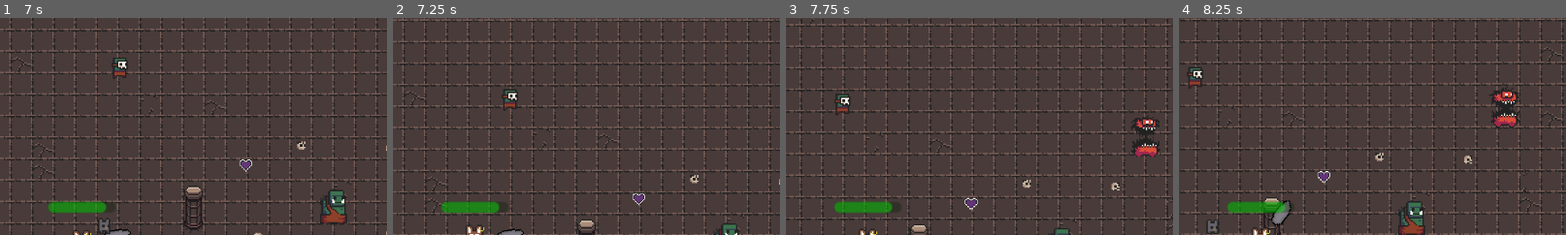
Above: before the commit, frames 1-4 (left to right).
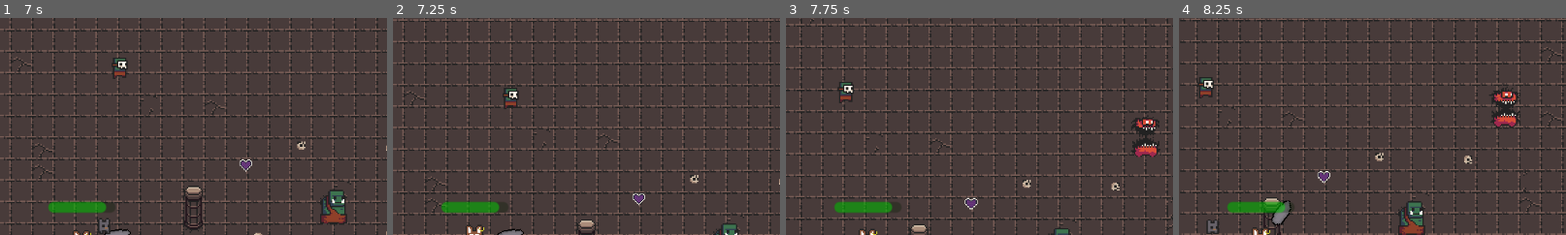
Above: after the commit, the same moments.

Repository: Naigma/proyecto_godot_2526
Game: Godot game, scene res://modules/levels/tutorial/tutorial.tscn
Two runs of this game, one before a commit and one after it. Both use one fixed random seed, a clock stepped at 60 frames per second and the inputs below. The project has no main scene, so this scene is started directly.
Inputs (mouse positions are % of the whole screen's width and height, from its top left):
- Up to frame 1 (7 s): tap Enter (ui_accept) at 0.5, 0.77, 1.52, 3.02, 3.77, 4.52, 6.02, 6.77 s; move the mouse to (72, 45) at 0.52 s; hold D (right) 0.53-1.28 s; tap E (interact) every 0.75 s from 0.6 to 6.6 s; move the mouse to (30, 55) at 1.27 s; hold S (down) 1.28-2.03 s; move the mouse to (60, 28) at 2.02 s; hold D (right) 2.03-2.78 s; move the mouse to (45, 70) at 2.77 s; hold W (up) 2.78-3.53 s; move the mouse to (80, 65) at 3.52 s; hold A (left) 3.53-5.03 s; move the mouse to (20, 35) at 4.27 s; move the mouse to (55, 50) at 5.02 s; hold S (down) 5.03-5.78 s; move the mouse to (35, 25) at 5.77 s; hold D (right) 5.78-6.53 s; move the mouse to (72, 45) at 6.52 s; hold W (up) from 6.53 s (still down)
- Up to frame 2 (7.25 s): keep holding W (up)
- Up to frame 3 (7.75 s): move the mouse to (30, 55) at 7.27 s; release W (up) at 7.28 s; hold D (right) from 7.28 s (still down); tap E (interact) at 7.35 s; tap Enter (ui_accept) at 7.52 s
- Up to frame 4 (8.25 s): move the mouse to (60, 28) at 8.02 s; release D (right) at 8.03 s; hold S (down) from 8.03 s (still down); tap E (interact) at 8.1 s
The pictures show only the part of the screen within x 39-89%, y 0-50%; the shares and areas given below are measured in that part.

Frame 1 is identical in both runs. In frame 2, 0.3% of the frame differs, in the area x 28-33%, y 32-43%; in frame 3, 0.5%; in frame 4, 0.5%, in the area x 2-10%, y 22-38%.

Commit message:
the wingardium goes back now

Diff:
--- a/modules/enemy_wingardium/enemy_wingardium_follow.gd
+++ b/modules/enemy_wingardium/enemy_wingardium_follow.gd
@@ -1,8 +1,8 @@
 extends State
 class_name EnemyWingardiumFollowState
 
+@export var move_speed := 40.0
 @export var enemy: CharacterBody2D
-@export var move_speed := 40.0
 var player: CharacterBody2D
 
 func enter():
@@ -12,15 +12,14 @@
 func physics_update(_delta: float):
 	var direction = player.global_position - enemy.global_position
 
-	if direction.length() > 130:
+	if direction.length() > 110:
 		enemy.velocity = direction.normalized() * move_speed
+	elif direction.length() > 75:
+		enemy.velocity = direction.normalized() * -move_speed
 	else:
 		enemy.velocity = Vector2.ZERO
 
 	enemy.move_and_slide()
 
-	if direction.length() > 180:
+	if direction.length() > 170:
 		transitioned.emit(self,"idle")
-
-	if direction.length() > 100:
-		pass
